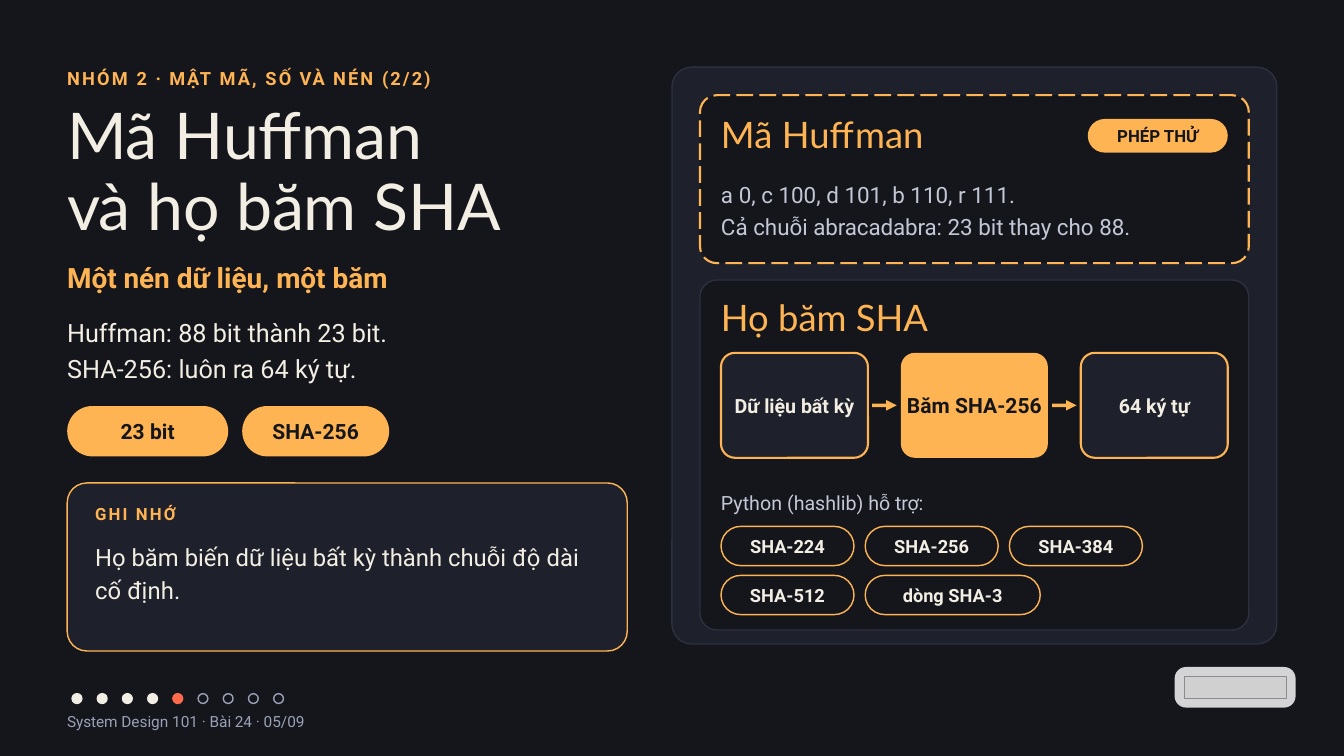
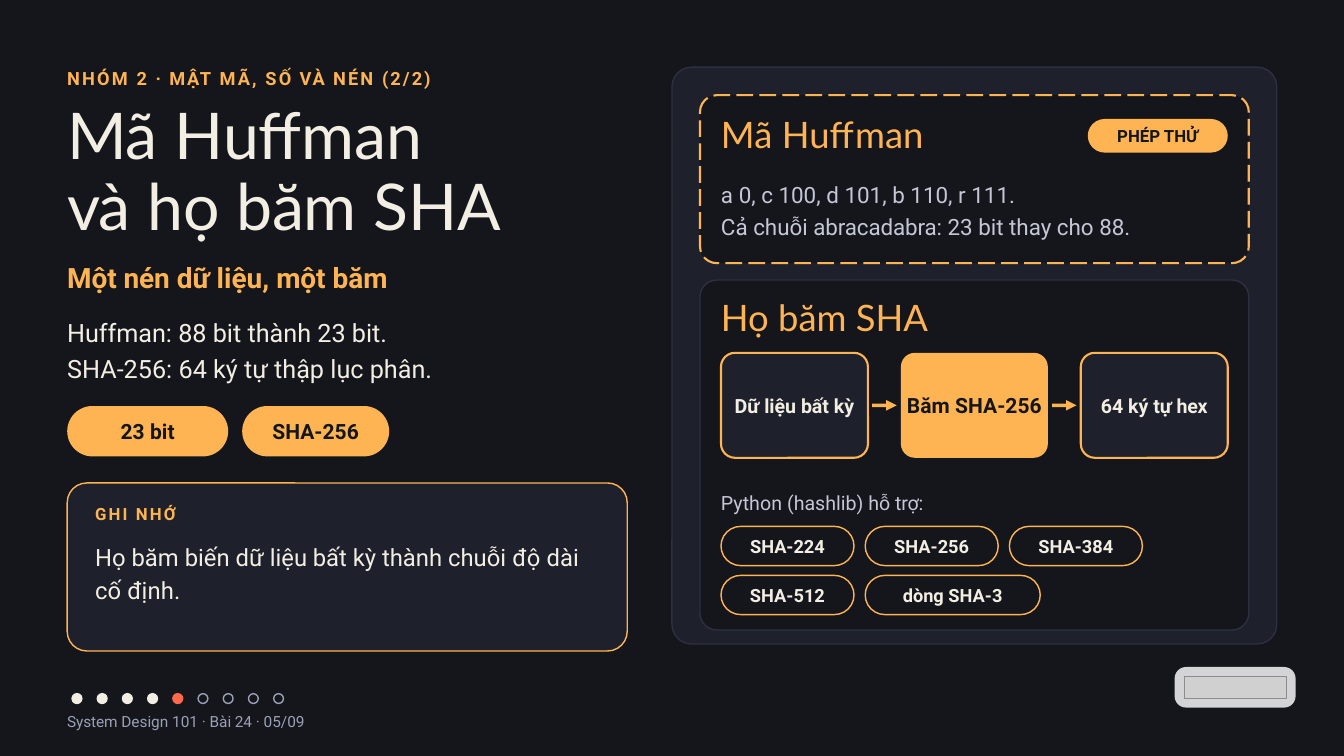
Before and after one commit to vohoailinh90/tool-marketing-studio, a slide deck: slide 5 of system-design-101/vi/lessons/sd-10-024/slides/sd-10-024.pptx. Drawn at 1344x756 pixels with LibreOffice and Linux fonts; fonts in the diff are those of the drawing; grey boxes stand for pictures. Boxes give left, top, right and bottom in pixels: in the first picture for what was removed or moved away, otherwise in the second. Text is boxed around its words. In the diff, an @@ line names an element or a change of style, - is before the commit and + after.

```diff
--- a/system-design-101/vi/lessons/sd-10-024/slides/sd-10-024.pptx
+++ b/system-design-101/vi/lessons/sd-10-024/slides/sd-10-024.pptx
@@ text at (67,359,432,384): text changed @@
-SHA-256: luôn ra 64 ký tự.
+SHA-256: 64 ký tự thập lục phân.
@@ text in rounded rectangle at (1101,398,1208,417): text changed @@
-64 ký tự
+64 ký tự hex
```
Also in this commit, not shown: 2 other files.
